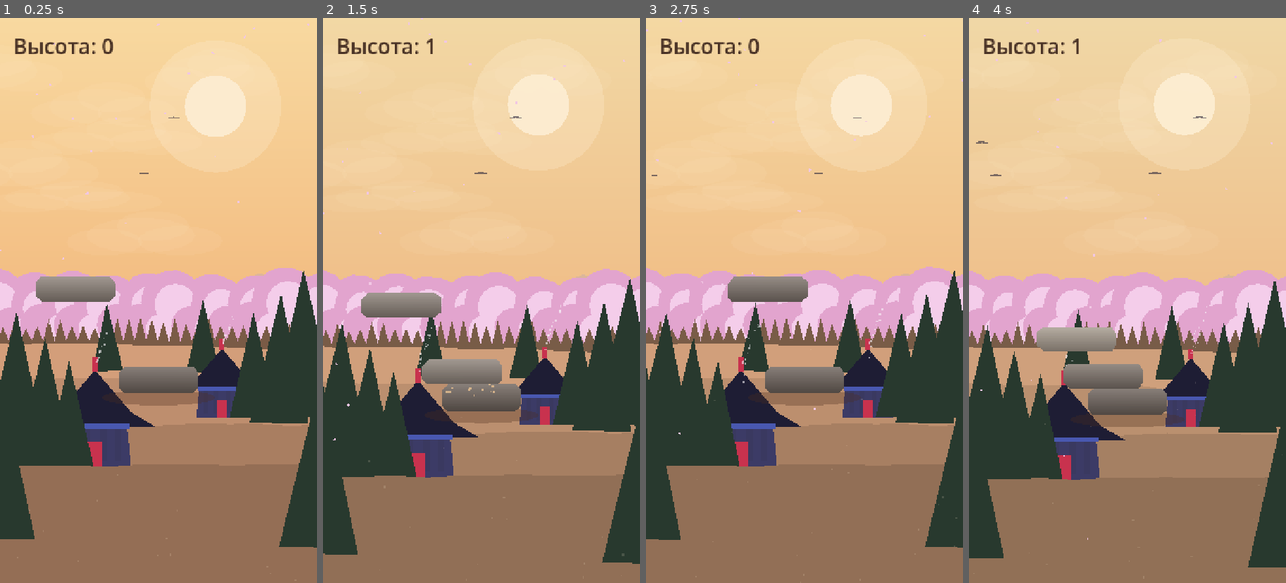
Above: before the commit, frames 1-4 (left to right).
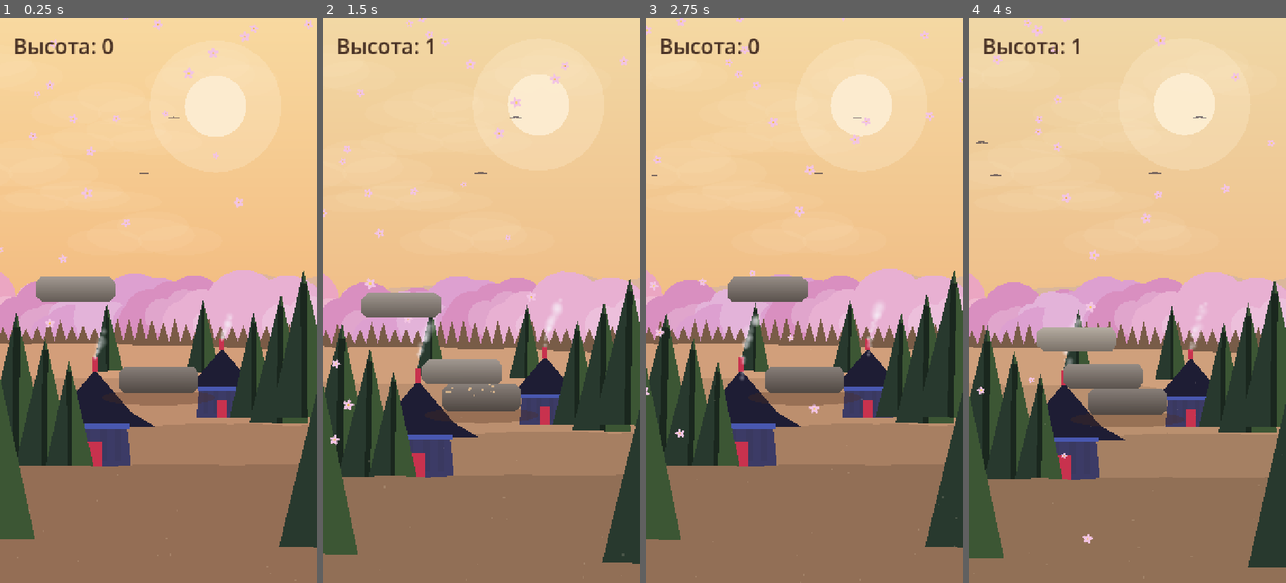
Above: after the commit, the same moments.

Repository: Babaika8/balance-tower
Game: Godot game, scene res://main.tscn
Two runs of this game, one before a commit and one after it. Both use one fixed random seed, a clock stepped at 60 frames per second and the inputs below.
Inputs (mouse positions are in pixels of both pictures, inside the frame that each line leads up to):
- Up to frame 1 (0.25 s): no input
- Up to frame 2 (1.5 s): tap Enter at 0.5 s; move the mouse to (551, 272) at 0.52 s; click (551, 272) at 0.67 s; tap Space at 0.77 s; drag from (418, 328) to (465, 413) at 1.27 s
- Up to frame 3 (2.75 s): move the mouse to (836, 176) at 2.02 s; click (836, 176) at 2.17 s
- Up to frame 4 (4 s): drag from (1111, 413) to (1032, 215) at 2.77 s; move the mouse to (1222, 385) at 3.52 s; click (1222, 385) at 3.67 s; tap Space at 3.77 s

The runs differ from the first frame. In frame 1, 8.3% of the frame differs, in the area x 0-100%, y 0-93%; in frame 2, 8.7%; in frame 3, 8.8%; in frame 4, 9.0%, in the area x 0-100%, y 0-96%.

Commit message:
Atmosphere v10: flower petals, real chimney smoke, shaded firs, varied sakura
- petals are now 5-petal flowers (petal.svg texture) instead of circles
- smoke emits exactly from the chimney mouth with a soft puff texture
  (smoke.svg radial gradient) + growth curve — wispy, not bubbles
- firs get volume: darker left half, lighter right half, dark center seam
- sakura puffs randomized (hue, width, blob count/spread) so the far
  plane no longer looks like clones

Co-Authored-By: Claude Opus 4.8 <noreply@anthropic.com>

Diff:
--- /dev/null
+++ b/assets/zen/petal.svg
@@ -0,0 +1 @@
+<svg xmlns="http://www.w3.org/2000/svg" width="48" height="48" viewBox="0 0 48 48"><ellipse cx="24" cy="12" rx="6.5" ry="11" fill="#F2C4E3" transform="rotate(0 24 24)"/><ellipse cx="24" cy="12" rx="6.5" ry="11" fill="#F2C4E3" transform="rotate(72 24 24)"/><ellipse cx="24" cy="12" rx="6.5" ry="11" fill="#F2C4E3" transform="rotate(144 24 24)"/><ellipse cx="24" cy="12" rx="6.5" ry="11" fill="#F2C4E3" transform="rotate(216 24 24)"/><ellipse cx="24" cy="12" rx="6.5" ry="11" fill="#F2C4E3" transform="rotate(288 24 24)"/><ellipse cx="24" cy="12" rx="3" ry="6" fill="#FBD9EE" transform="rotate(0 24 24)" opacity="0.0"/><circle cx="24" cy="24" r="5" fill="#F6D870"/><circle cx="24" cy="24" r="2.4" fill="#E8A24A"/></svg>
--- /dev/null
+++ b/assets/zen/smoke.svg
@@ -0,0 +1 @@
+<svg xmlns="http://www.w3.org/2000/svg" width="48" height="48" viewBox="0 0 48 48"><defs><radialGradient id="g" cx="0.5" cy="0.5" r="0.5"><stop offset="0" stop-color="#FFFFFF" stop-opacity="0.85"/><stop offset="0.6" stop-color="#FFFFFF" stop-opacity="0.35"/><stop offset="1" stop-color="#FFFFFF" stop-opacity="0"/></radialGradient></defs><circle cx="24" cy="24" r="24" fill="url(#g)"/></svg>
--- a/game.gd
+++ b/game.gd
@@ -278,11 +278,12 @@
 	petals.gravity = Vector2(-14, 26)
 	petals.initial_velocity_min = 18.0
 	petals.initial_velocity_max = 42.0
-	petals.angular_velocity_min = -90.0
-	petals.angular_velocity_max = 90.0
-	petals.scale_amount_min = 3.0
-	petals.scale_amount_max = 6.0
-	petals.color = Color("F1C7E4")
+	petals.angular_velocity_min = -120.0
+	petals.angular_velocity_max = 120.0
+	petals.scale_amount_min = 0.32
+	petals.scale_amount_max = 0.62
+	petals.texture = _tex(THEME_DIR + "petal.svg")  # цветочек 5 лепестков + серединка
+	petals.color = Color(1, 1, 1)
 	layer.add_child(petals)
 
 	# Светлячки — мерцают и плавают, видны только ночью (низ сцены).
@@ -300,19 +301,28 @@
 # Дымок из трубы дома (дети ноды дома — едут и тускнеют вместе с ним).
 func _add_chimney_smoke(house: Node2D) -> void:
 	var sm := CPUParticles2D.new()
-	sm.amount = 14
-	sm.lifetime = 3.6
+	sm.amount = 18
+	sm.lifetime = 3.8
 	sm.preprocess = 2.5
-	sm.position = Vector2(1, -98)
+	sm.position = Vector2(0, -103)   # ровно из устья трубы (конёк дома)
 	sm.direction = Vector2(0.25, -1)
-	sm.spread = 10.0
-	sm.gravity = Vector2(4, -8)
-	sm.initial_velocity_min = 4.0
-	sm.initial_velocity_max = 8.0
-	sm.scale_amount_min = 2.2
-	sm.scale_amount_max = 5.0
-	sm.color = Color(0.97, 0.95, 0.97, 0.6)
+	sm.spread = 8.0
+	sm.gravity = Vector2(3, -7)
+	sm.initial_velocity_min = 3.0
+	sm.initial_velocity_max = 7.0
+	sm.scale_amount_min = 0.25
+	sm.scale_amount_max = 0.75
+	sm.scale_amount_curve = _ramp_curve()       # растёт по мере подъёма
+	sm.texture = _tex(THEME_DIR + "smoke.svg")  # мягкий клуб, не «пузырь»
+	sm.color = Color(0.97, 0.96, 0.98, 0.5)
 	house.add_child(sm)
+
+# Кривая 0→1 (частица разрастается за время жизни — дым расходится).
+func _ramp_curve() -> Curve:
+	var c := Curve.new()
+	c.add_point(Vector2(0, 0.4))
+	c.add_point(Vector2(1, 1.0))
+	return c
 
 # Дюна: волнистый гребень вокруг y=0 (range -amp..0), залив до низа. Центрируется
 # по экрану через node.position в раскладке; ширина с запасом на любой экран.
@@ -376,28 +386,43 @@
 func _make_fir(scale: float) -> Node2D:
 	var n := Node2D.new()
 	n.scale = Vector2(scale, scale)
-	var tri := Polygon2D.new()
-	tri.polygon = PackedVector2Array([Vector2(-32, 0), Vector2(0, -140), Vector2(32, 0)])
-	tri.color = Color("28392E")  # тёмно-зелёный — чтобы не сливаться с домами
-	n.add_child(tri)
+	# Объём: левая половина — базовый цвет, правая — светлее, по центру тёмная полоса.
+	var left := Polygon2D.new()
+	left.polygon = PackedVector2Array([Vector2(-32, 0), Vector2(0, -140), Vector2(0, 0)])
+	left.color = Color("28392E")
+	n.add_child(left)
+	var right := Polygon2D.new()
+	right.polygon = PackedVector2Array([Vector2(0, 0), Vector2(0, -140), Vector2(32, 0)])
+	right.color = Color("3C5634")
+	n.add_child(right)
+	var seam := Polygon2D.new()
+	seam.polygon = PackedVector2Array([Vector2(-3, 0), Vector2(3, 0), Vector2(3, -126), Vector2(-3, -126)])
+	seam.color = Color("1A271E")
+	n.add_child(seam)
 	return n
 
 # Большая розовая сакура-«облако» для дальнего плана: пышные кластеры кругов.
+# Розовая сакура-«облако». Каждая разная: свой оттенок, ширина, число и разброс
+# комков — чтобы дальний план не выглядел клонами.
 func _make_sakura_puff(scale: float) -> Node2D:
 	var n := Node2D.new()
 	n.scale = Vector2(scale, scale)
-	var base := Color("E2A4CE")
-	for c in [[0, 0, 54], [-48, 10, 42], [50, 8, 44], [-24, -34, 42], [28, -30, 40], [10, 20, 46], [-66, -2, 30], [70, -4, 30]]:
+	var bases := [Color("E2A4CE"), Color("D98FC0"), Color("E8B0D2"), Color("C99BD4"), Color("EBA6C2"), Color("DDA0D0")]
+	var base: Color = bases[randi() % bases.size()]
+	var hi := base.lightened(0.20)
+	var spread_x := randf_range(56.0, 84.0)   # ширина кроны
+	var squish := randf_range(0.7, 1.0)       # приплюснутость
+	var nb := randi_range(6, 9)
+	for i in range(nb):
 		var bl := Polygon2D.new()
-		bl.polygon = _circle_polygon(float(c[2]), 18)
-		bl.position = Vector2(c[0], c[1])
+		bl.polygon = _circle_polygon(randf_range(30.0, 52.0), 18)
+		bl.position = Vector2(randf_range(-spread_x, spread_x), randf_range(-38.0, 26.0) * squish)
 		bl.color = base
 		n.add_child(bl)
-	var hi := Color("F4CDEA")
-	for c in [[-20, -30, 28], [22, -26, 26], [0, -8, 30], [-40, 2, 20]]:
+	for i in range(randi_range(3, 5)):
 		var bl := Polygon2D.new()
-		bl.polygon = _circle_polygon(float(c[2]), 16)
-		bl.position = Vector2(c[0], c[1])
+		bl.polygon = _circle_polygon(randf_range(18.0, 30.0), 16)
+		bl.position = Vector2(randf_range(-spread_x * 0.6, spread_x * 0.6), randf_range(-34.0, 2.0) * squish)
 		bl.color = hi
 		n.add_child(bl)
 	return n
Not shown, added: assets/zen/petal.svg.import
Not shown, added: assets/zen/smoke.svg.import
